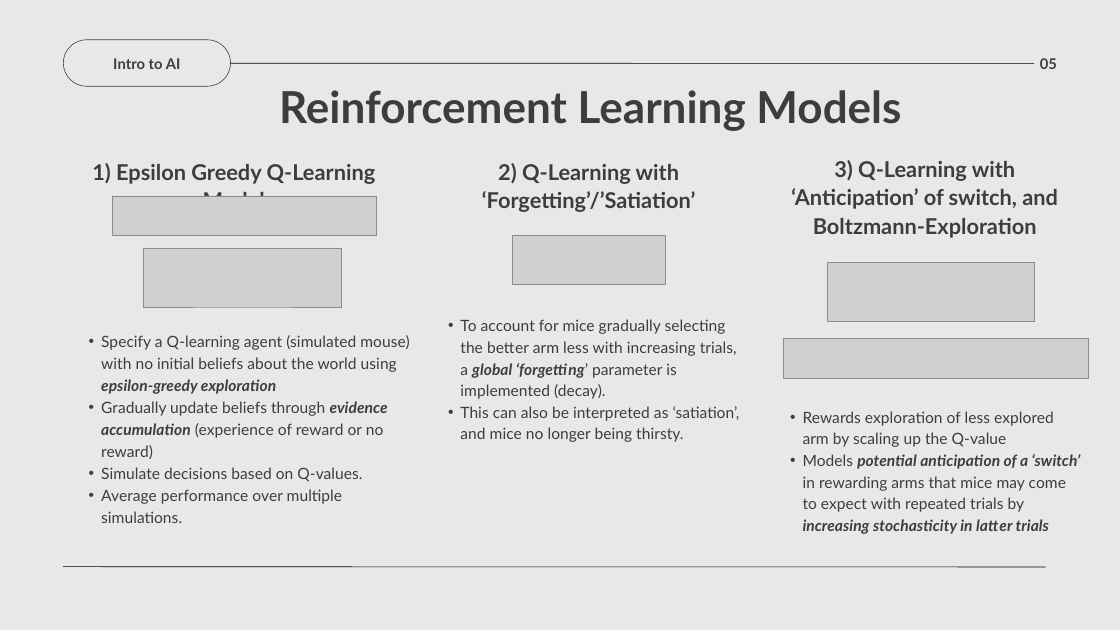
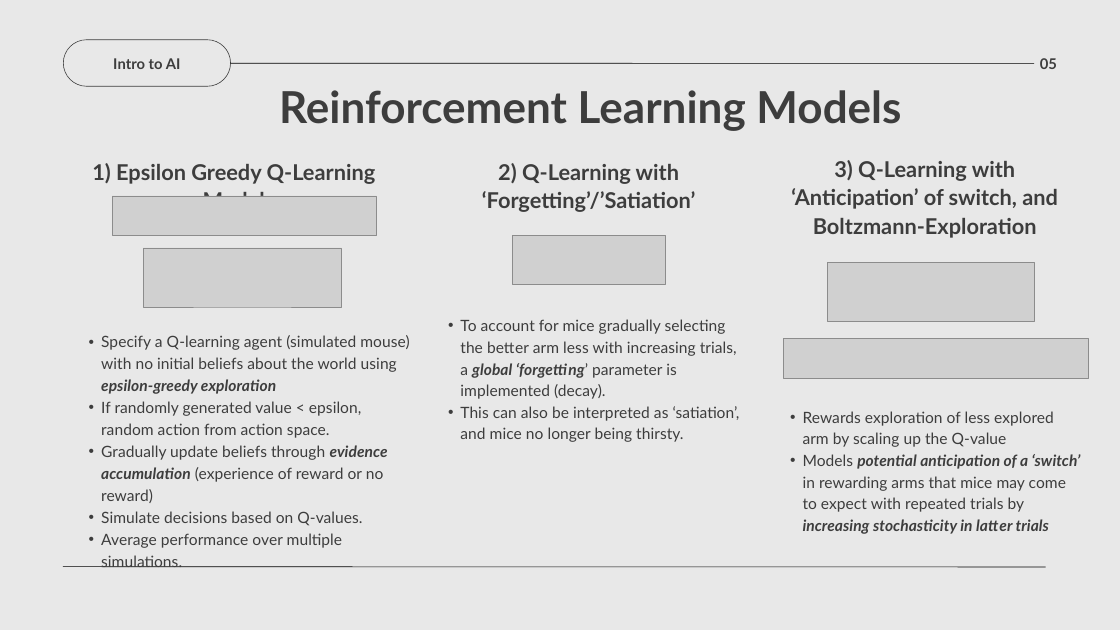
Before and after one commit to ellenmartin11/simulating_mouse_learning_RL, a slide deck: slide 5 of AI Project Presentation and Demo.pptx. Drawn at 1120x630 pixels with LibreOffice and Linux fonts; fonts in the diff are those of the drawing; grey boxes stand for pictures. Boxes give left, top, right and bottom in pixels: in the first picture for what was removed or moved away, otherwise in the second. Text is boxed around its words. In the diff, an @@ line names an element or a change of style, - is before the commit and + after.

```diff
--- a/AI Project Presentation and Demo.pptx
+++ b/AI Project Presentation and Demo.pptx
@@ text at bbox=[101, 401, 361, 438]: paragraph added @@
+  • If randomly generated value < epsilon, random action from action space.
```
Also in this commit, not shown: 7 other files.
